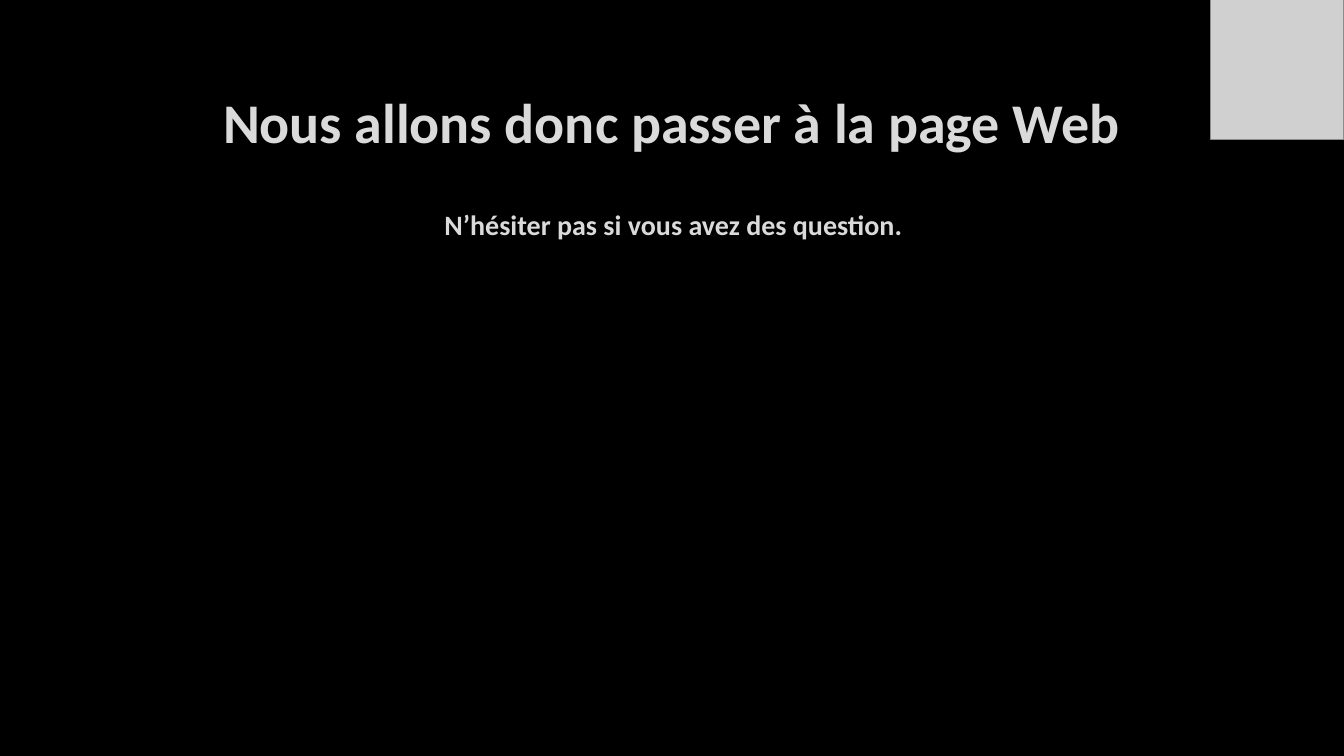
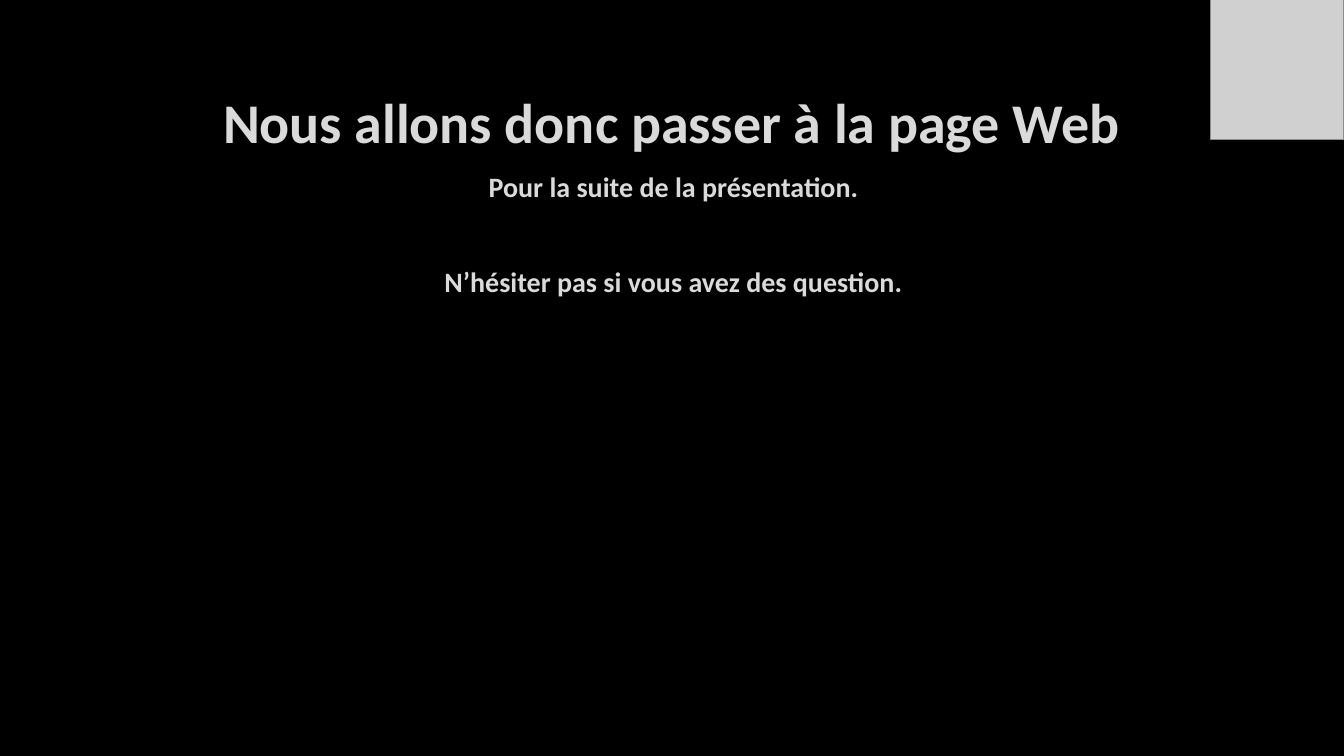
Before and after one commit to RuBy-67/E5, a slide deck: slide 9 of zEn +/Buy your space place.pptx. Drawn at 1344x756 pixels with LibreOffice and Linux fonts; fonts in the diff are those of the drawing; grey boxes stand for pictures; background and template pictures are left out. Boxes give left, top, right and bottom in pixels: in the first picture for what was removed or moved away, otherwise in the second. Text is boxed around its words. In the diff, an @@ line names an element or a change of style, - is before the commit and + after.

```diff
--- a/zEn +/Buy your space place.pptx
+++ b/zEn +/Buy your space place.pptx
@@ text "Pour la suite de la ...": place and size @@
-text "Pour la suite de la ..." at (444, 215, 902, 240)
+text "Pour la suite de la ..." at (444, 177, 902, 297)
@@ text at (489, 177, 858, 202): paragraph added @@
+Pour la suite de la présentation.
```
Also in this commit, not shown: 5 other slides changed, 1 slide added, 10 other files.
